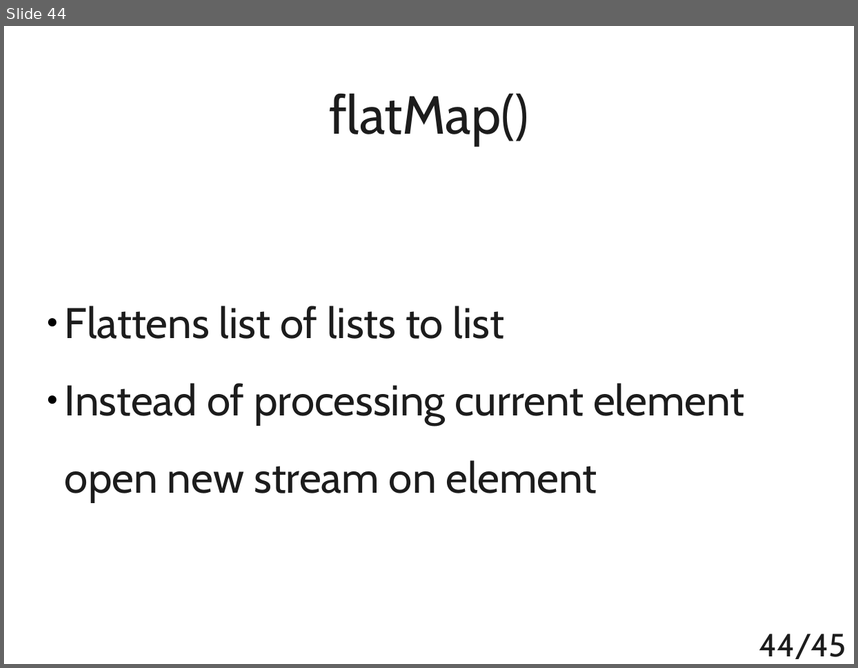
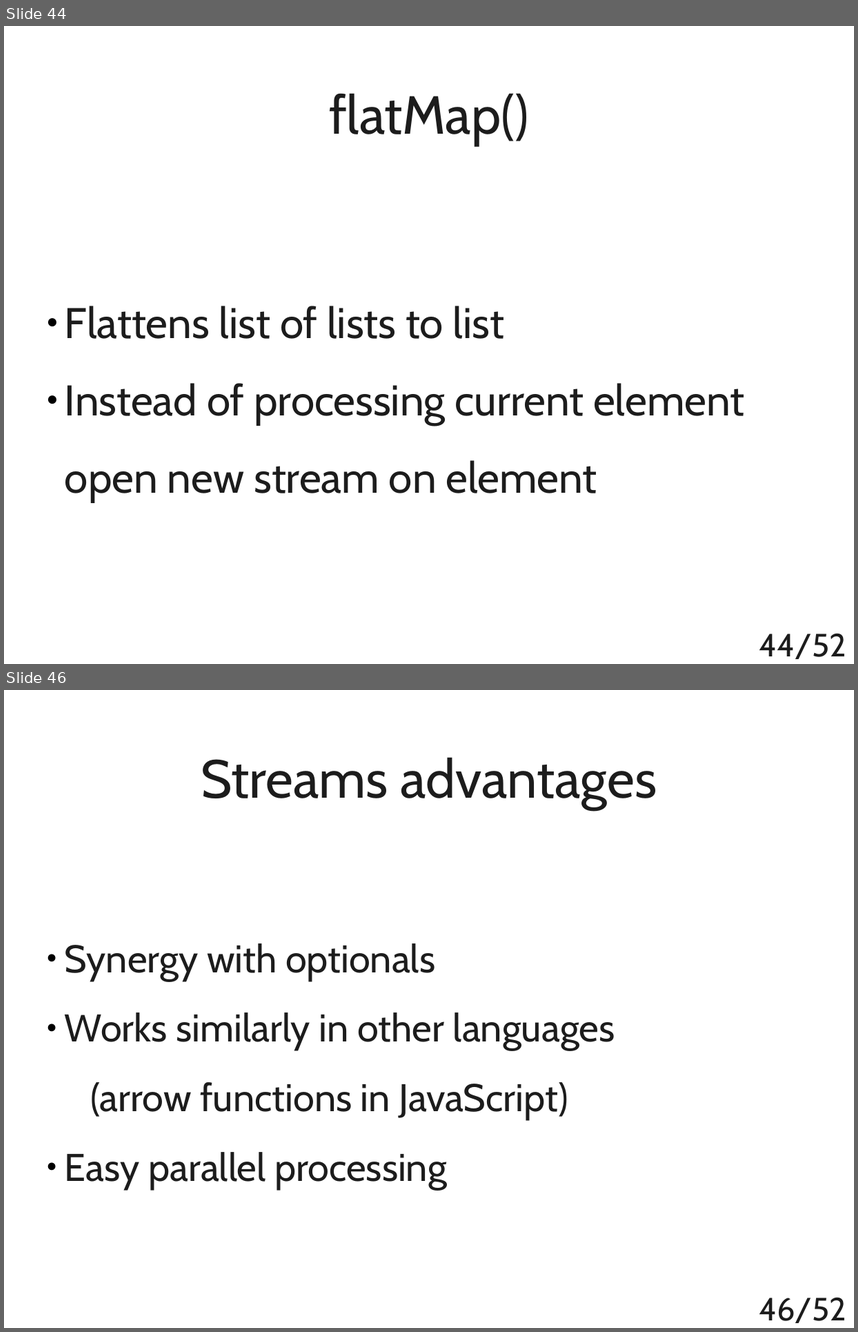
Before and after one commit to t4upl/java-streams-workshop, a slide deck: src/main/resources/editables/presentation.odp. Shown one above the other, each under a label of ours: slide 44 before the commit, slides 44 and 46 after it; the slides between them are not shown. The pictures are 858x668 and 858x1332 pixels, drawn with LibreOffice and Linux fonts; fonts in the diff are those of the drawing. Boxes give left, top, right and bottom in pixels: in the first picture for what was removed or moved away, otherwise in the second. Text is boxed around its words. In the diff, an @@ line names an element or a change of style, - is before the commit and + after.

```diff
--- a/src/main/resources/editables/presentation.odp
+++ b/src/main/resources/editables/presentation.odp
@@ slide 46 added at (4,690,854,1328), background #FFFFFF @@
@@ title added at (201,757,657,809), 50 pt, text #1C1C1C @@
+Streams advantages
@@ subtitle added at (65,943,615,1189), 36 pt, text #1C1C1C @@
+● Synergy with optionals
+● Works similarly in other languages
+(arrow functions in JavaScript)
+● Easy parallel processing
@@ page number added at (759,1297,846,1323), 30 pt, text #1C1C1C @@
+46/52
@@ page number at (759,633,846,659): text changed @@
-44/45
+44/52
```
Also in this commit, not shown: 1 slide changed, 7 other slides added, 1 slide removed, 6 other files.
